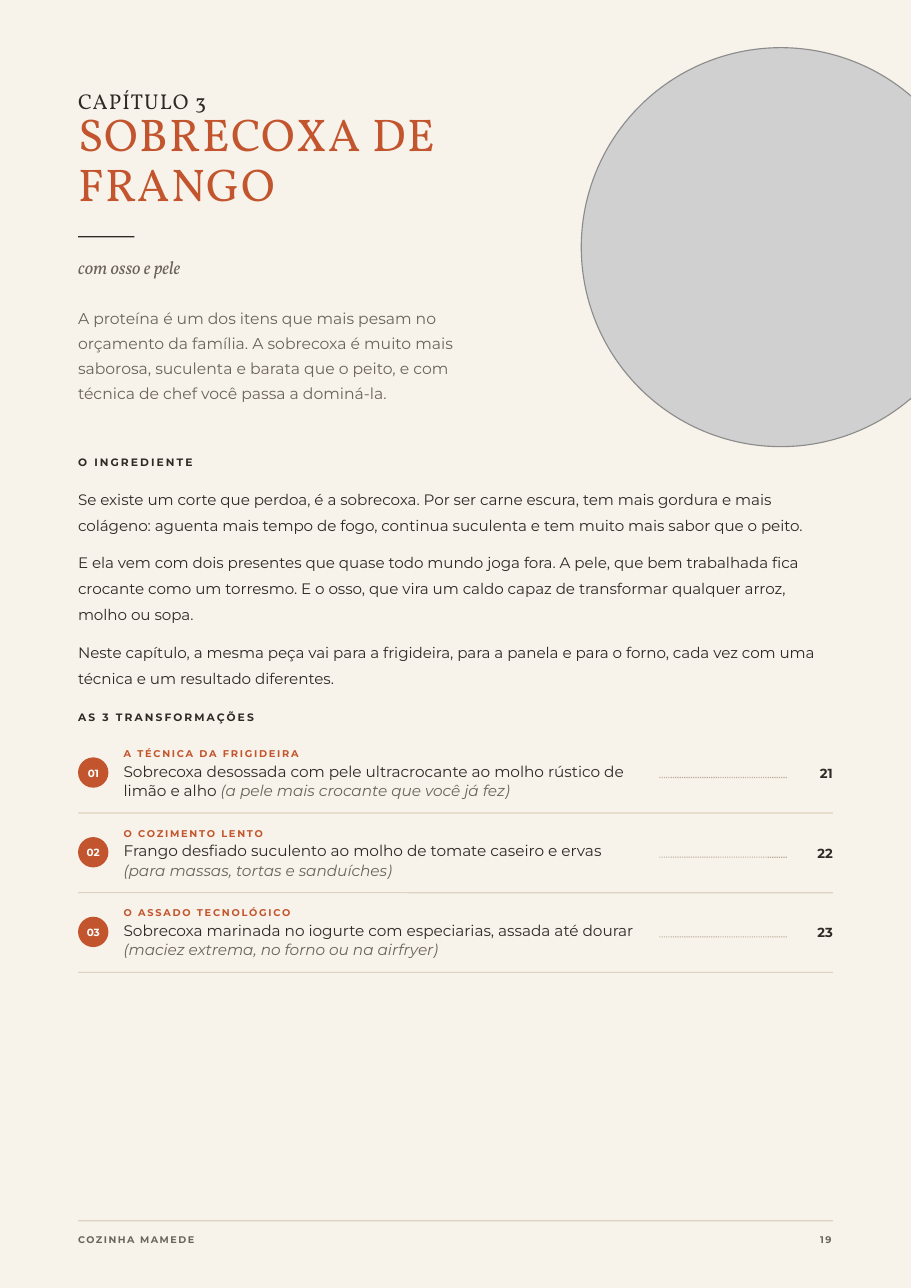
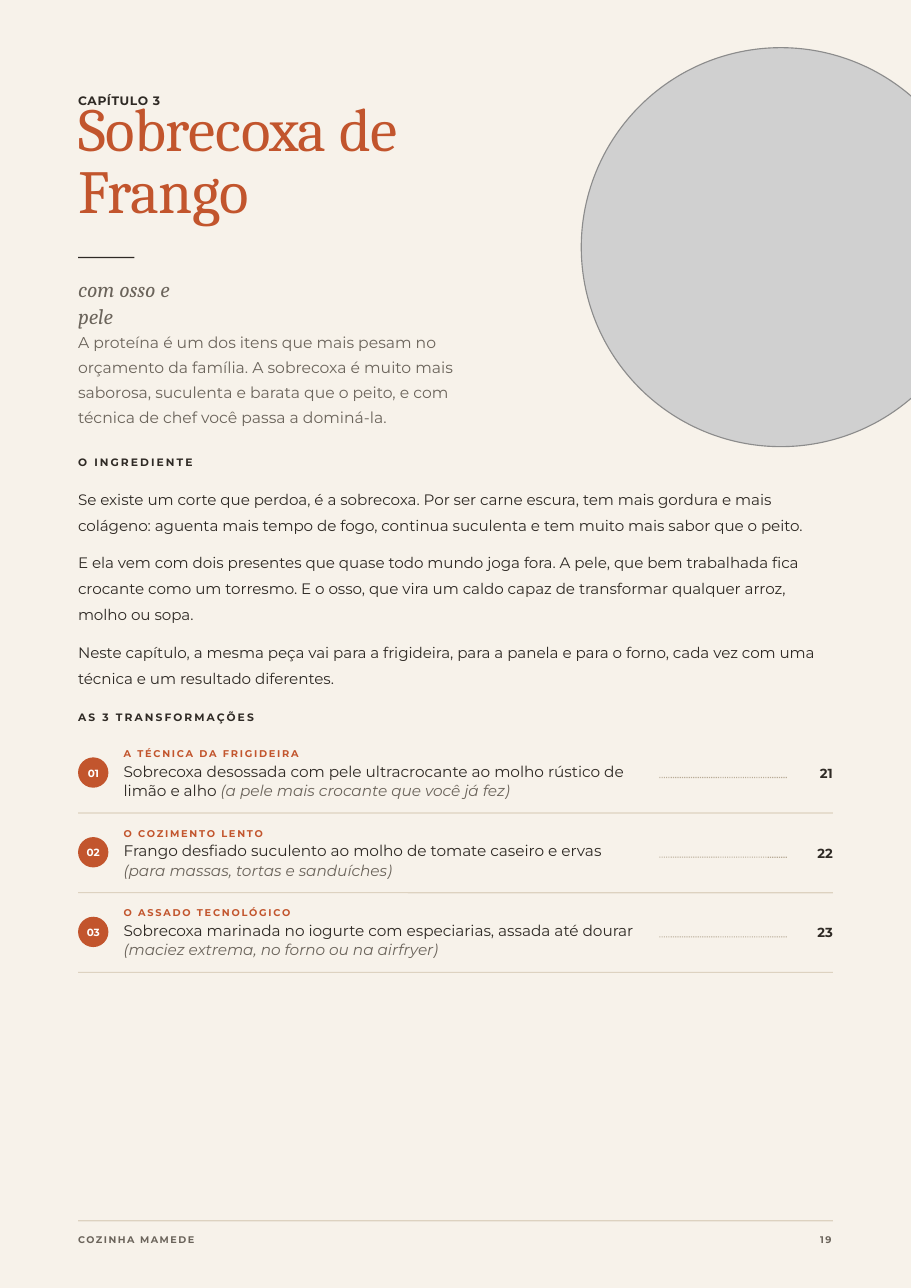
Before and after one commit to monelleayabamensah-hub/ebook-receitas, a slide deck: slide 19 of versoes/VERSAO COM FOTOGRAFIAS/Cozinha-Mamede-Canva.pptx. Drawn at 911x1288 pixels with LibreOffice and Linux fonts; fonts in the diff are those of the drawing; grey boxes stand for pictures. Boxes give left, top, right and bottom in pixels: in the first picture for what was removed or moved away, otherwise in the second. Text is boxed around its words. In the diff, an @@ line names an element or a change of style, - is before the commit and + after.

```diff
--- a/versoes/VERSAO COM FOTOGRAFIAS/Cozinha-Mamede-Canva.pptx
+++ b/versoes/VERSAO COM FOTOGRAFIAS/Cozinha-Mamede-Canva.pptx
@@ text at <box>78,95,397,227</box>: text changed; size 30 to 40 pt; font Vollkorn to Cambria @@
-SOBRECOXA DE FRANGO
+Sobrecoxa de Frango
@@ text "CAPÍTULO 3" at <box>78,94,160,109</box>: size 14 to 8 pt, font Vollkorn to Montserrat, letter spacing 0.7 to 0.4 pt, bold on; line spacing 16.1pt to 11.2pt @@
@@ rectangle: place and size @@
-rectangle at <box>78,236,134,237</box>
+rectangle at <box>78,257,134,258</box>
@@ text "com osso e pele": place and size @@
-text "com osso e pele" at <box>78,261,181,279</box>
+text "com osso e pele" at <box>78,287,169,329</box>
@@ text "com osso e pele" at <box>78,287,169,329</box>: size 12 to 14 pt, font Vollkorn to Cambria; line spacing 15pt to 17.5pt @@
@@ text "A proteína é um dos ...": place and size @@
-text "A proteína é um dos ..." at <box>78,312,453,402</box>
+text "A proteína é um dos ..." at <box>78,336,453,426</box>
```
Also in this commit, not shown: 40 other slides changed, 19 other files.
